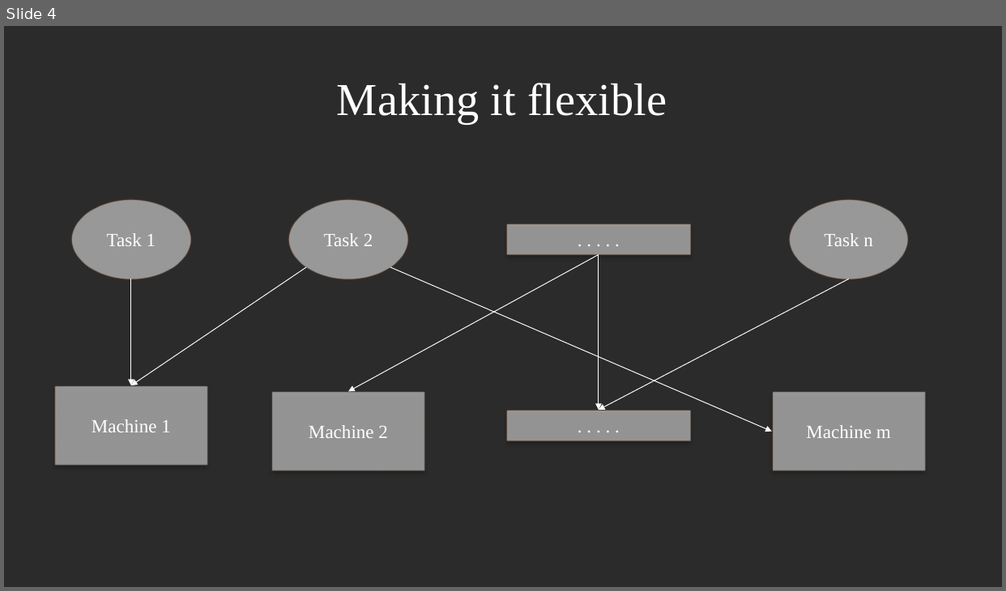
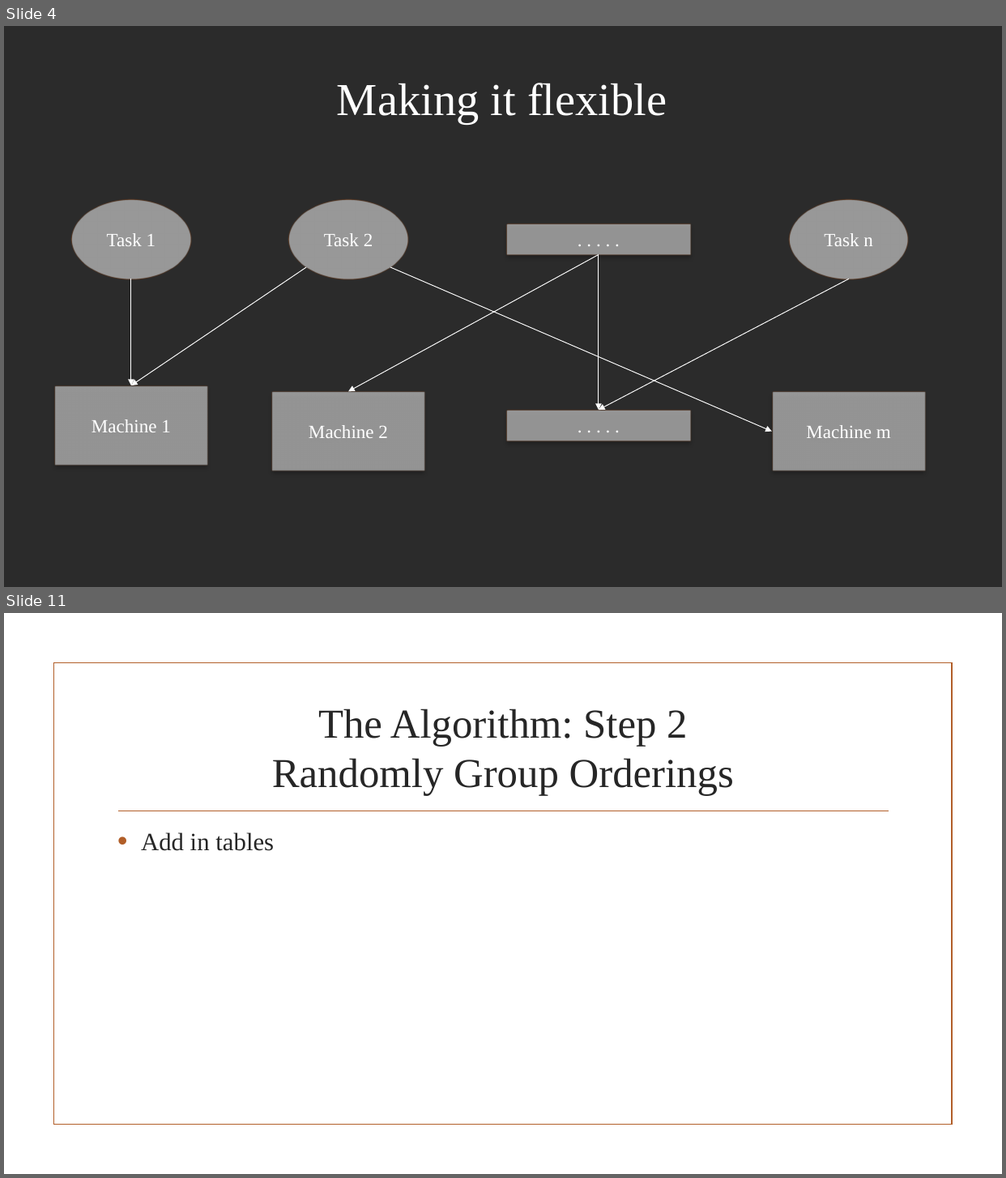
Before and after one commit to JaniR13/AdvAlgoProject, a slide deck: PowerpointSlides/The Flexible Job Shop Scheduling Algorithm.pptx. Shown one above the other, each under a label of ours: slide 4 before the commit, slides 4 and 11 after it; the slides between them are not shown. The pictures are 1006x591 and 1006x1178 pixels, drawn with LibreOffice and Linux fonts; fonts in the diff are those of the drawing; background and template pictures are left out; a plain dark background stands for a picture behind light text. Boxes give left, top, right and bottom in pixels: in the first picture for what was removed or moved away, otherwise in the second. Text is boxed around its words. In the diff, an @@ line names an element or a change of style, - is before the commit and + after.

```diff
--- a/PowerpointSlides/The Flexible Job Shop Scheduling Algorithm.pptx
+++ b/PowerpointSlides/The Flexible Job Shop Scheduling Algorithm.pptx
@@ slide 11 added at (x1=4, y1=613, x2=1002, y2=1174), background picture (left out) @@
@@ rectangle added at (x1=53, y1=663, x2=952, y2=1125), outline #B15E28 1.25 pt @@
@@ title added at (x1=272, y1=709, x2=734, y2=796), 39.6 pt, text #262626 @@
+The Algorithm: Step 2
+Randomly Group Orderings
@@ line added from (118, 811) to (889, 811), #B15E28 1.25 pt @@
@@ text added at (x1=141, y1=833, x2=274, y2=851), 24 pt, text #262626 @@
+• Add in tables
```
Also in this commit, not shown: 11 other slides added.
